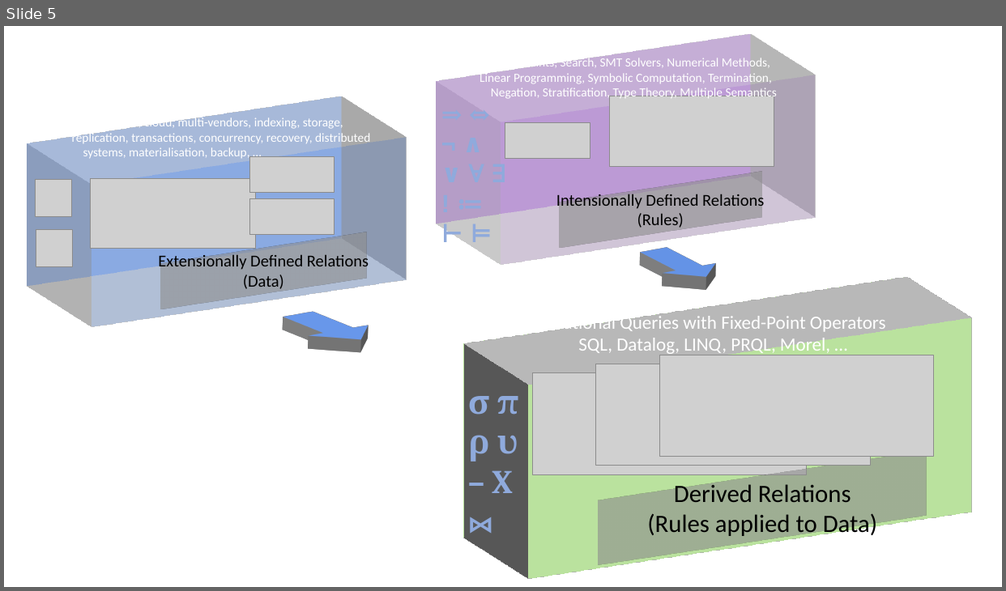
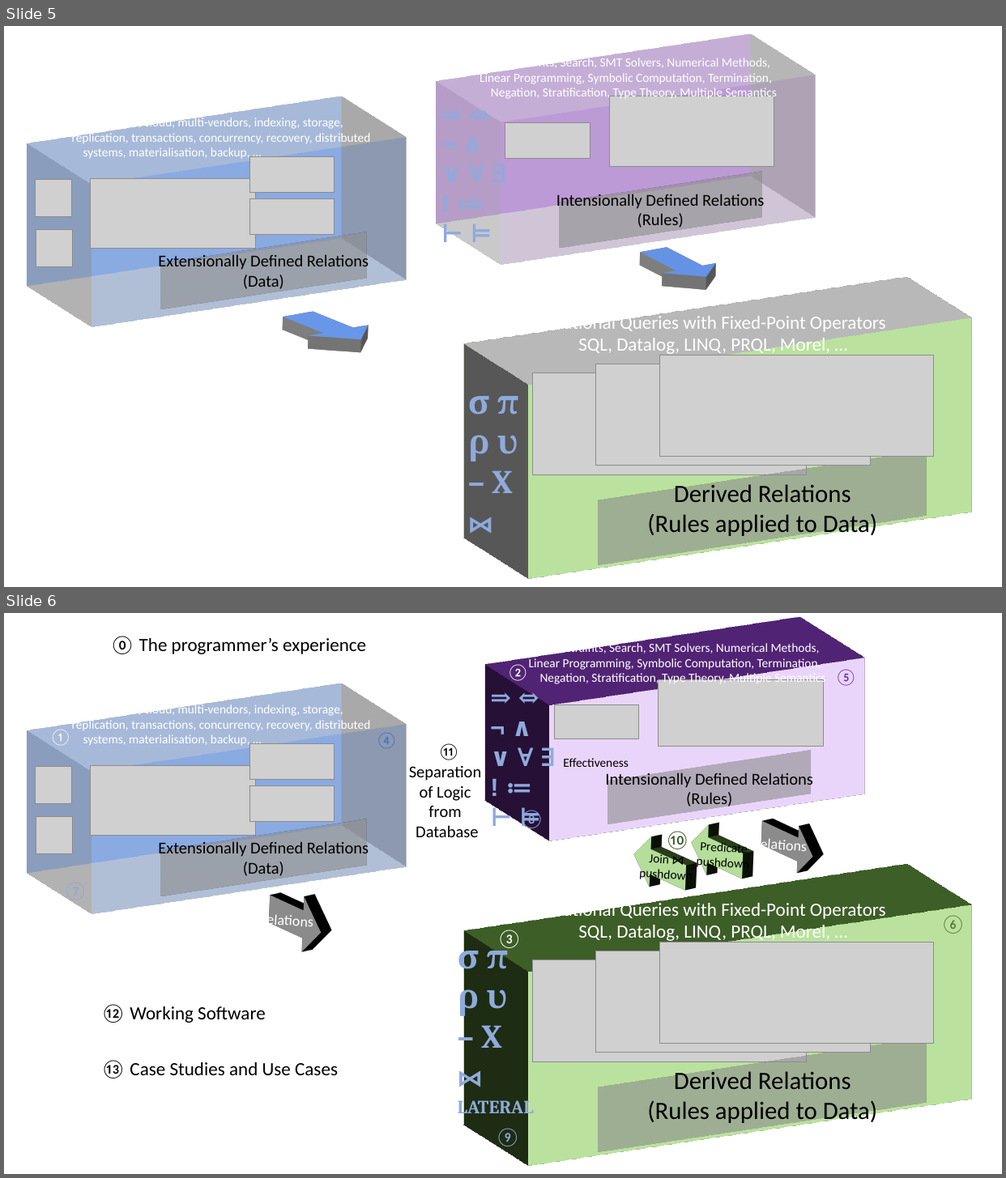
Before and after one commit to DavidPratten/jetisu, a slide deck: images/src/jetisu diagrams.pptx. Shown one above the other, each under a label of ours: slide 5 before the commit, slides 5 and 6 after it. The pictures are 1006x591 and 1006x1178 pixels, drawn with LibreOffice and Linux fonts; fonts in the diff are those of the drawing; grey boxes stand for pictures. Boxes give left, top, right and bottom in pixels: in the first picture for what was removed or moved away, otherwise in the second. Text is boxed around its words. In the diff, an @@ line names an element or a change of style, - is before the commit and + after.

Commit message:
Improve the diagram, again.

```diff
--- a/images/src/jetisu diagrams.pptx
+++ b/images/src/jetisu diagrams.pptx
@@ slide 6 added at (4, 613, 1002, 1174), background #FFFFFF @@
@@ text added at (110, 636, 366, 654), 18 pt, text #000000 @@
+⓪ The programmer’s experience
@@ group added at (484, 641, 883, 858): 4 texts, 2 pictures, 1 rectangle @@
+Intensionally Defined Relations
+(Rules)
+Logic, Constraints, Search, SMT Solvers, Numerical Methods,
+Linear Programming, Symbolic Computation, Termination,
+Negation, Stratification, Type Theory, Multiple Semantics
+Effectiveness
+⇒ ⇔ ¬ ∧ ∨ ∀ ∃ ! ≔ ⊢ ⊨
@@ text added at (507, 664, 529, 683), 16 pt, text #FFFFFF @@
+②
@@ text added at (835, 669, 857, 686), 16 pt, text #7030A0 @@
+⑤
@@ text added at (49, 730, 71, 745), 16 pt, text #F2F2F2 @@
+①
@@ text added at (376, 733, 398, 748), 16 pt, text #4472C4 @@
+④
@@ text added at (409, 743, 481, 837), 16 pt, text #000000 @@
+⑪
+Separation
+of Logic
+from
+Database
@@ group added at (35, 702, 424, 894): 5 pictures, 2 rectangles, 1 text @@
+Extensionally Defined Relations
+(Data)
+Hardware, scale, cloud, multi-vendors, indexing, storage,
+replication, transactions, concurrency, recovery, distributed
+systems, materialisation, backup, …
@@ text added at (519, 810, 544, 831), 18 pt, text #8FAADC @@
+⑧
@@ text added at (665, 831, 690, 851), 18 pt, text #385723 @@
+⑩
@@ left arrow added at (675, 828, 759, 881), fill #A9D18E, outline #325491 1 pt, 12 pt, text #000000 @@
+Predicate
+pushdown
@@ right arrow added at (746, 820, 829, 870), fill #808080, outline #000000 1 pt, 14 pt, text #FFFFFF @@
+relations
@@ left arrow added at (618, 840, 701, 893), fill #A9D18E, outline #325491 1 pt, 12 pt, text #000000 @@
+Join ⋈
+pushdown
@@ text added at (63, 888, 88, 902), 18 pt, text #8FAADC @@
+⑦
@@ right arrow added at (253, 892, 336, 950), fill #808080, outline #000000 1 pt, 14 pt, text #FFFFFF @@
+relations
@@ text added at (940, 915, 965, 934), 18 pt, text #548235 @@
+⑥
@@ text added at (497, 930, 522, 948), 18 pt, text #FFFFFF @@
+③
@@ text added at (101, 1004, 338, 1079), 18 pt, text #000000 @@
+⑫ Working Software
+⑬ Case Studies and Use Cases
@@ group added at (458, 900, 997, 1138): 3 pictures, 2 rectangles, 2 texts @@
+Relational Queries with Fixed-Point Operators
+SQL, Datalog, LINQ, PRQL, Morel, …
+Derived Relations
+(Rules applied to Data)
+σ π
+ρ υ
+– X
+⋈
+LATERAL
@@ text added at (496, 1128, 521, 1149), 18 pt, text #8FAADC @@
+⑨
```
